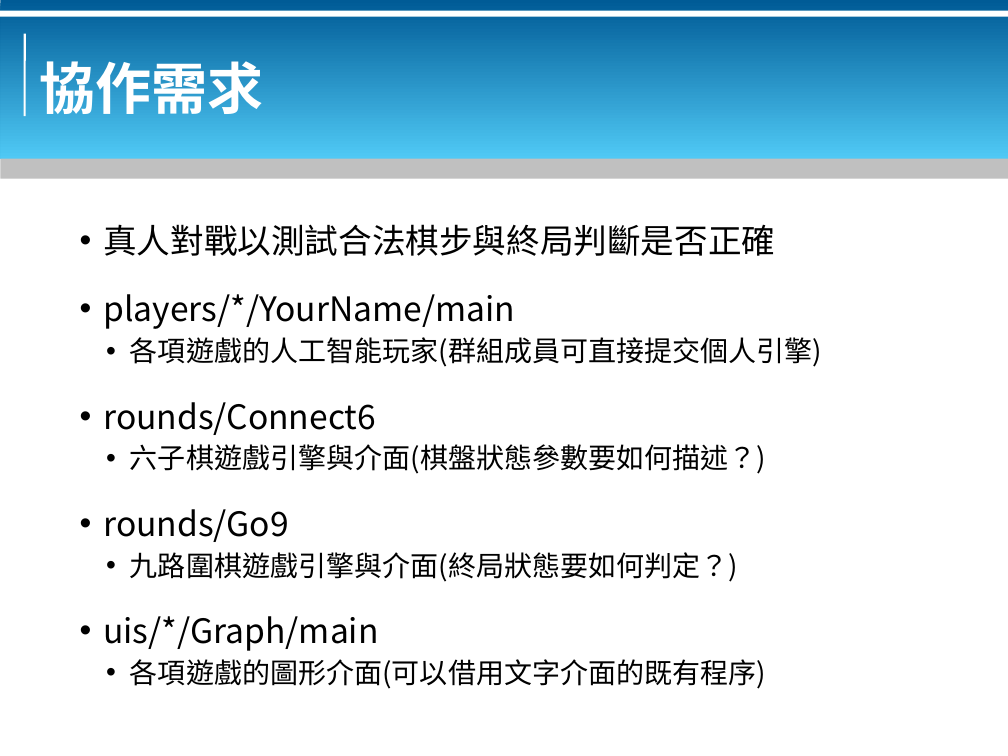
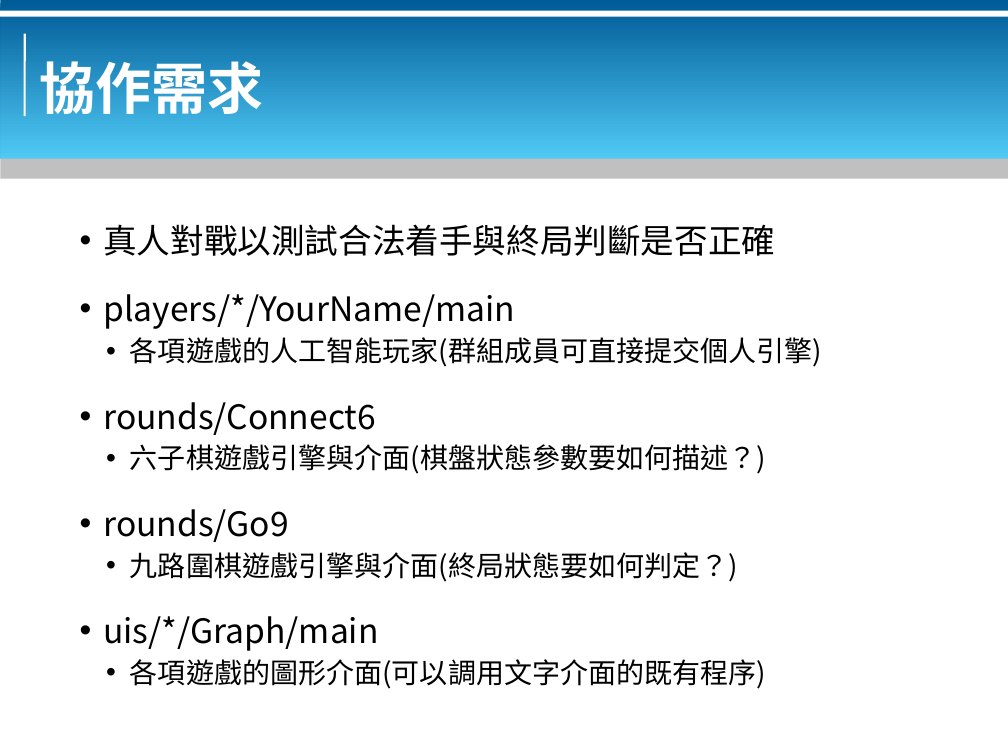
Before and after one commit to bluebat/.presentations, a slide deck: slide 12 of gamelets-arena-for-ai-players.odp (slide 11 before the commit). Drawn at 1008x756 pixels with LibreOffice and Linux fonts; fonts in the diff are those of the drawing; background and template pictures are left out. Boxes give left, top, right and bottom in pixels: in the first picture for what was removed or moved away, otherwise in the second. Text is boxed around its words. In the diff, an @@ line names an element or a change of style, - is before the commit and + after.

```diff
--- a/gamelets-arena-for-ai-players.odp
+++ b/gamelets-arena-for-ai-players.odp
@@ text at (x1=103, y1=224, x2=775, y2=256): text changed @@
-• 真人對戰以測試合法棋步與終局判斷是否正確
+• 真人對戰以測試合法着手與終局判斷是否正確
@@ text at (x1=130, y1=659, x2=766, y2=689): text changed @@
-  • 各項遊戲的圖形介面(可以借用文字介面的既有程序)
+  • 各項遊戲的圖形介面(可以調用文字介面的既有程序)
```
Also in this commit, not shown: 3 other slides changed, 1 slide added.
